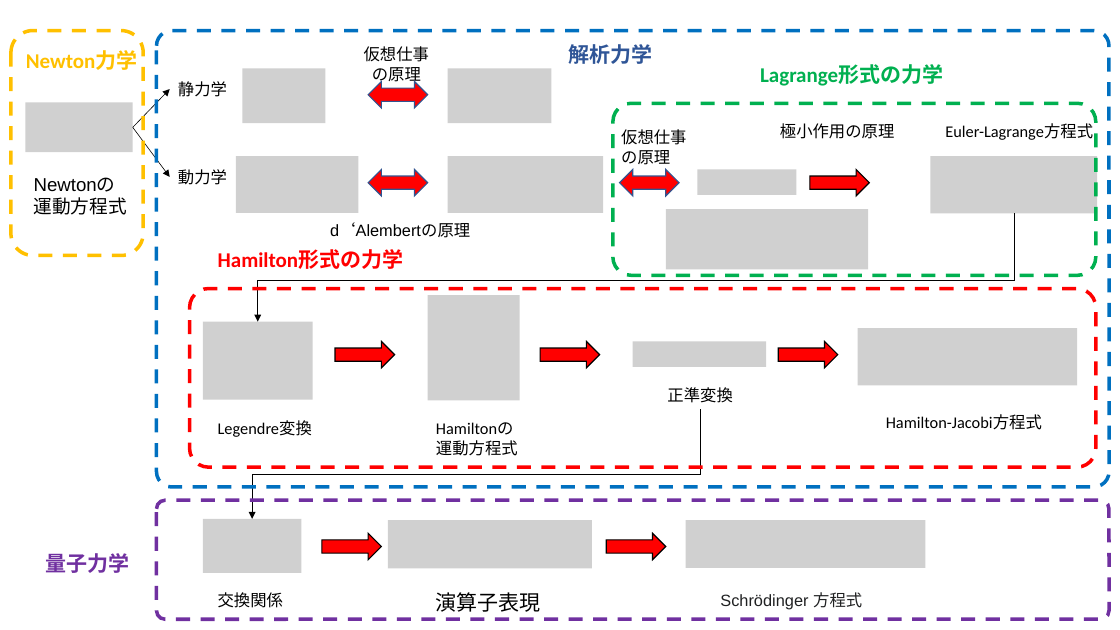
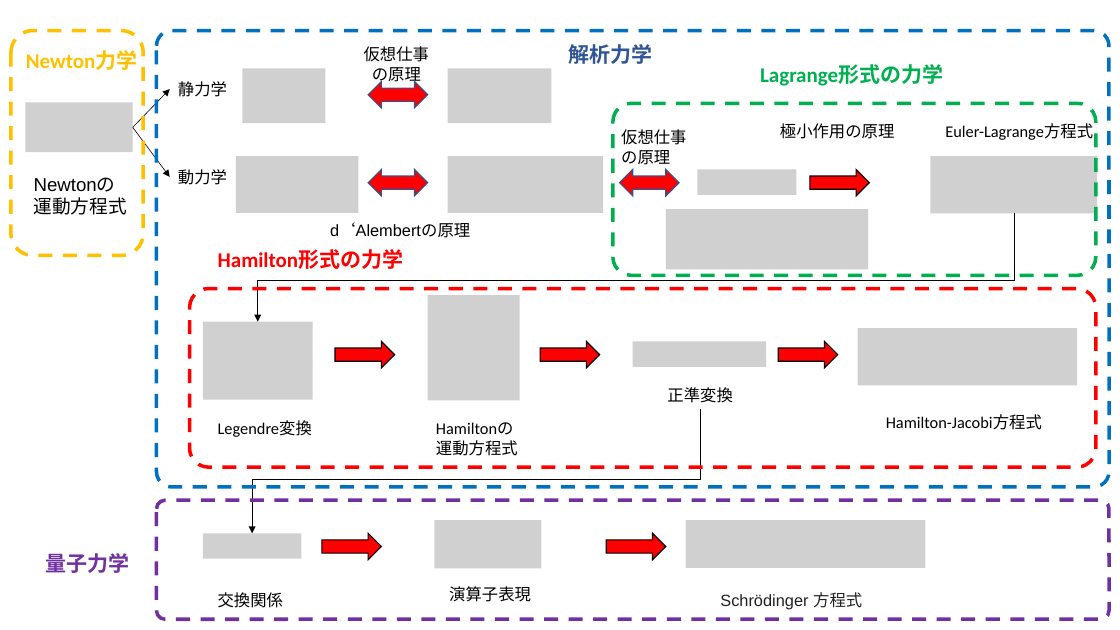
Before and after one commit to kaityo256/classical_mechanics, a slide deck: slide 1 of preface/fig/fig.pptx. Drawn at 1120x630 pixels with LibreOffice and Linux fonts; fonts in the diff are those of the drawing; grey boxes stand for pictures. Boxes give left, top, right and bottom in pixels: in the first picture for what was removed or moved away, otherwise in the second. Text is boxed around its words. In the diff, an @@ line names an element or a change of style, - is before the commit and + after.

```diff
--- a/preface/fig/fig.pptx
+++ b/preface/fig/fig.pptx
@@ elbow arrow moved from (701, 409) - (252, 519) to (701, 409) - (252, 534) @@
@@ picture: place and size @@
-picture at <box>202,519,301,573</box>
+picture at <box>202,534,301,559</box>
@@ picture: place and size @@
-picture at <box>388,520,592,569</box>
+picture at <box>434,520,541,569</box>
@@ text "演算子表現": place and size @@
-text "演算子表現" at <box>436,592,541,612</box>
+text "演算子表現" at <box>449,586,531,602</box>
@@ text "演算子表現" at <box>449,586,531,602</box>: size 18 to 14 pt @@
```
Also in this commit, not shown: 1 slide added, 2 other files.
